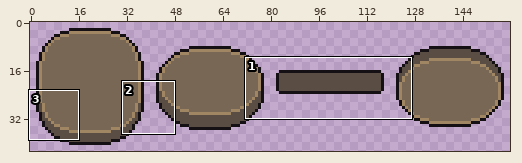
A sprite sheet gets an edit: assets/coins/tetrobol.png. The first picture is a wide view before the edit; the outline marks the close-up.
Close-up. Before the edit:
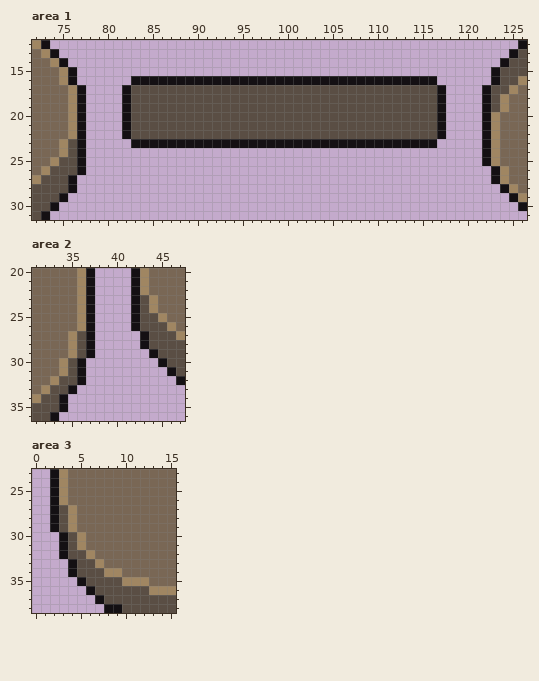
The file is 160x43 pixels. Shown: area 1: x 72..126, y 12..31; area 2: x 31..47, y 20..36; area 3: x 0..15, y 23..38. The commit also changed other parts of the picture, which this record leaves out.
Now the later version:
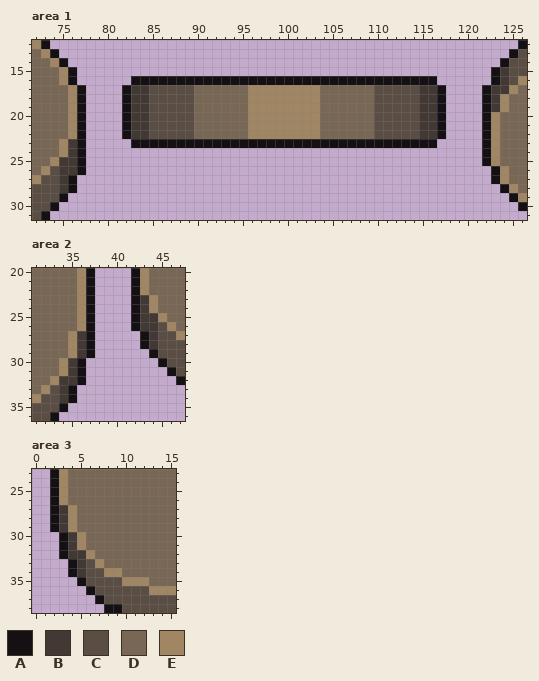
Palette (. is transparent): A #141013  B #423934  C #5a4e44  D #796755  E #a08662
Change:
--- area 1
@@ x 72..126 @@
 14 DDEA................................................ACC
-15 DDDEA..............................................ACCC
-16 DDDEA......AAAAAAAAAAAAAAAAAAAAAAAAAAAAAAAAAA......ACCE
-17 DDDDEA....ACCCCCCCCCCCCCCCCCCCCCCCCCCCCCCCCCCA....ACCED
-18 DDDDEA....ACCCCCCCCCCCCCCCCCCCCCCCCCCCCCCCCCCA....ACEDD
-19 DDDDEA....ACCCCCCCCCCCCCCCCCCCCCCCCCCCCCCCCCCA....ACEDD
-20 DDDDEA....ACCCCCCCCCCCCCCCCCCCCCCCCCCCCCCCCCCA....AEDDD
-21 DDDDEA....ACCCCCCCCCCCCCCCCCCCCCCCCCCCCCCCCCCA....AEDDD
-22 DDDDEA....ACCCCCCCCCCCCCCCCCCCCCCCCCCCCCCCCCCA....AEDDD
-23 DDDECA.....AAAAAAAAAAAAAAAAAAAAAAAAAAAAAAAAAA.....AEDDD
-24 DDDECA............................................AEDDD
-25 DDECCA............................................AEDDD
-26 DECCCA.............................................AEDD
-27 ECCCA..............................................AEDD
-28 CCCCA...............................................AED
+15 DDDEA..............................................ABCC
+16 DDDEA......AAAAAAAAAAAAAAAAAAAAAAAAAAAAAAAAAA......ABCE
+17 DDDDEA....ABBCCCCCDDDDDDEEEEEEEEDDDDDDCCCCCBBA....ABBED
+18 DDDDEA....ABBCCCCCDDDDDDEEEEEEEEDDDDDDCCCCCBBA....ABEDD
+19 DDDDEA....ABBCCCCCDDDDDDEEEEEEEEDDDDDDCCCCCBBA....ABEDD
+20 DDDDEA....ABBCCCCCDDDDDDEEEEEEEEDDDDDDCCCCCBBA....AEDDD
+21 DDDDEA....ABBCCCCCDDDDDDEEEEEEEEDDDDDDCCCCCBBA....AEDDD
+22 DDDDEA....ABBCCCCCDDDDDDEEEEEEEEDDDDDDCCCCCBBA....AEDDD
+23 DDDEBA.....AAAAAAAAAAAAAAAAAAAAAAAAAAAAAAAAAA.....AEDDD
+24 DDDEBA............................................AEDDD
+25 DDEBBA............................................AEDDD
+26 DECBBA.............................................AEDD
+27 ECCBA..............................................AEDD
+28 CCCBA...............................................AED
 29 CCCA.................................................AE
--- area 2
@@ x 31..47 @@
 22 DDDDDEA....AEDDDD
-23 DDDDDEA....ACEDDD
-24 DDDDDEA....ACEDDD
-25 DDDDDEA....ACCEDD
-26 DDDDDEA....ACCCED
-27 DDDDECA.....ACCCE
-28 DDDDECA.....ACCCC
-29 DDDDECA......ACCC
-30 DDDECA........ACC
-31 DDDECA.........AC
-32 DDECCA..........A
-33 DECCA............
-34 ECCA.............
+23 DDDDDEA....ABEDDD
+24 DDDDDEA....ABEDDD
+25 DDDDDEA....ABBEDD
+26 DDDDDEA....ABBCED
+27 DDDDEBA.....ABCCE
+28 DDDDEBA.....ABCCC
+29 DDDDEBA......ACCC
+30 DDDEBA........ACC
+31 DDDEBA.........AC
+32 DDEBBA..........A
+33 DECBA............
+34 ECCBA............
 35 CCCA.............
--- area 3
@@ x 1..7 @@
 26 .AEDDDD
-27 .ACEDDD
-28 .ACEDDD
-29 .ACEDDD
-30 ..ACEDD
-31 ..ACEDD
-32 ..ACCED
-33 ...ACCE
-34 ...ACCC
+27 .ABEDDD
+28 .ABEDDD
+29 .ABEDDD
+30 ..ABEDD
+31 ..ABEDD
+32 ..ABBED
+33 ...ABCE
+34 ...ABCC
 35 ....ACC
Boxes around the changes in both close-ups, in picture pixels (x1, y1, x2, y2):
changed: (491, 67, 509, 112)
changed: (131, 85, 149, 139)
changed: (194, 85, 374, 139)
changed: (419, 85, 437, 139)
changed: (59, 139, 77, 193)
changed: (140, 295, 158, 349)
changed: (59, 331, 86, 403)
changed: (59, 505, 86, 577)
